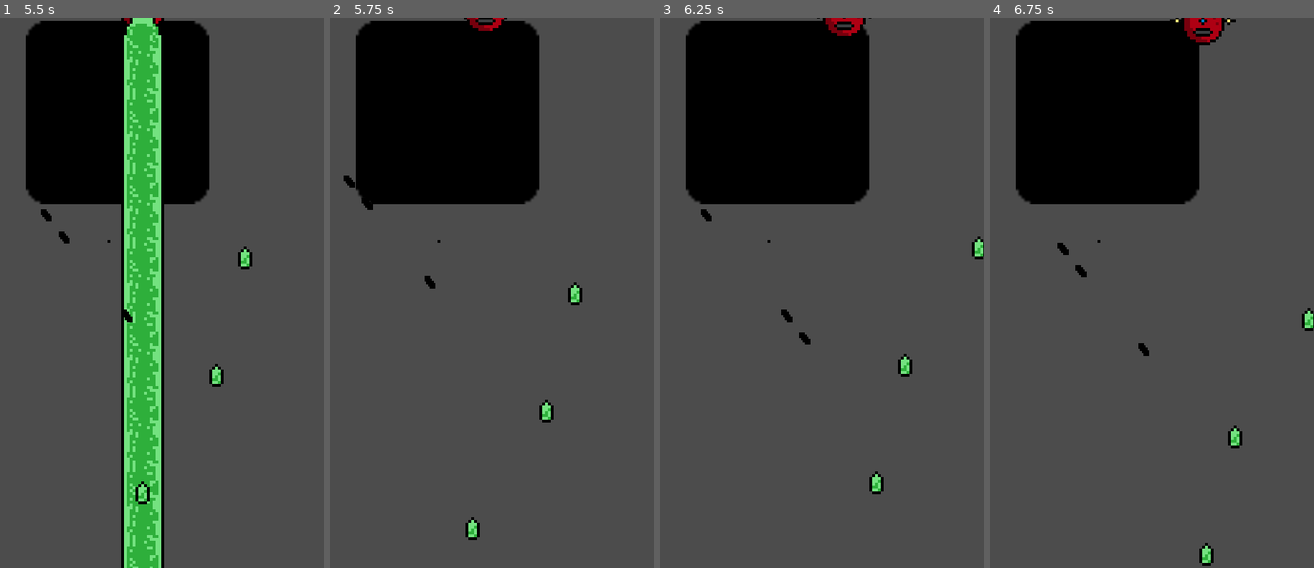
Above: before the commit, frames 1-4 (left to right).
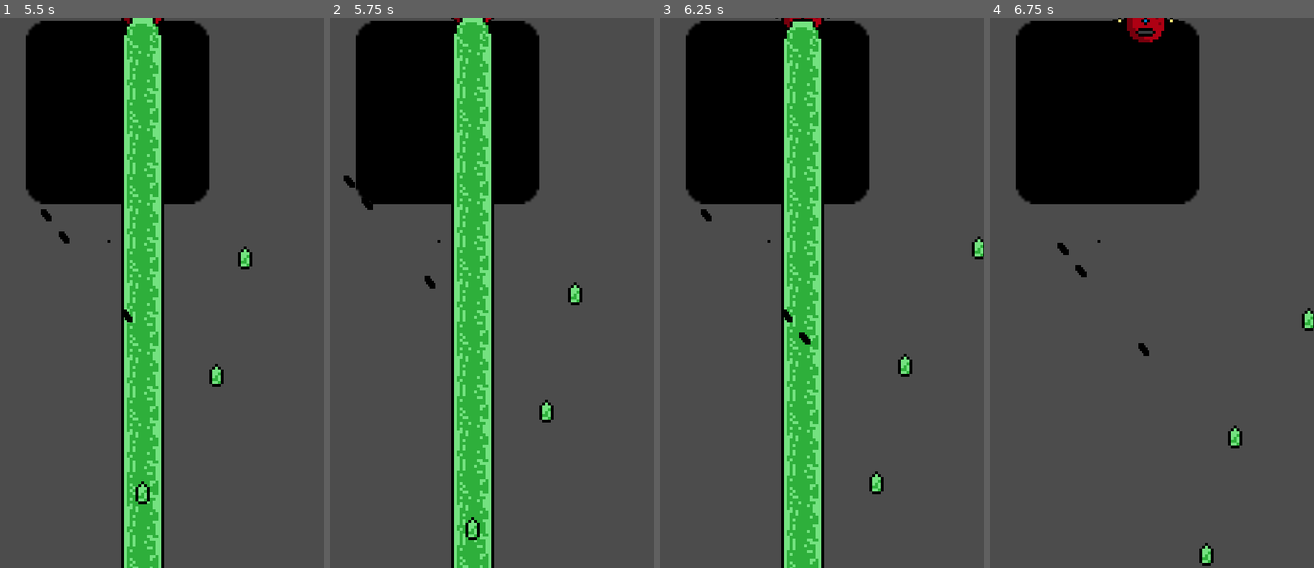
Above: after the commit, the same moments.

Repository: Fl0xy/LD44_Your_life_is_currency
Game: Godot game, scene res://scenes/henrik_test.tscn
The game is run twice, just before and just after one commit, with the same random seed, the same clock (stepped at 60 frames per second) and the same inputs. This scene is started directly instead of the project's main scene. The engine's default icon, where the game draws it, is replaced by a stand-in: a white triangle on a blue panel in a dark square.
Inputs:
- Up to frame 1 (5.5 s): tap Enter (ui_accept) at 0.5, 0.77, 1.52, 3.02, 3.77, 4.52 s; hold D (right) 0.53-1.28 s; tap Space (fire) every 0.75 s from 0.6 to 5.1 s; hold S (down) 1.28-2.03 s; hold D (right) 2.03-2.78 s; hold Up (ui_up) 2.78-3.53 s; hold A (left) 3.53-5.03 s; hold S (down) from 5.03 s (still down)
- Up to frame 2 (5.75 s): keep holding S (down)
- Up to frame 3 (6.25 s): release S (down) at 5.78 s; hold D (right) from 5.78 s (still down); tap Space (fire) at 5.85 s; tap Enter (ui_accept) at 6.02 s
- Up to frame 4 (6.75 s): release D (right) at 6.53 s; hold Up (ui_up) from 6.53 s (still down); tap Space (fire) at 6.6 s

Frame 1 is identical in both runs. In frame 2, 13% of the frame differs, in the area x 37-55%, y 0-100%; in frame 3, 13%, in the area x 35-66%, y 0-100%; in frame 4, 0.9%.

Commit message:
added Laser sfx

Diff:
--- a/assets/enemys/beam.gd
+++ b/assets/enemys/beam.gd
@@ -19,6 +19,7 @@
 	set_timer(0.01, "laser_cast")
 
 func laser_cast():
+	$audioLaserCast.play()
 	timer.queue_free()
 
 	$laser_cast.visible = true
@@ -26,6 +27,7 @@
 	set_timer(2, "full_beam")
 
 func full_beam():
+	$audioLaserBeam.play()
 	timer.queue_free()
 
 	$laser_cast.visible = false
@@ -33,7 +35,7 @@
 	$beam.visible = true
 	set_physics_process(true)
 
-	set_timer(1, "no_beam")
+	set_timer(2, "no_beam")
 
 func no_beam():
 	timer.queue_free()
--- a/assets/enemys/beam_sphere.tscn
+++ b/assets/enemys/beam_sphere.tscn
@@ -1,10 +1,12 @@
-[gd_scene load_steps=10 format=2]
+[gd_scene load_steps=12 format=2]
 
 [ext_resource path="res://assets/enemys/beam_sphere_motion.gd" type="Script" id=1]
 [ext_resource path="res://assets/entity_texture_atlas.png" type="Texture" id=2]
 [ext_resource path="res://assets/enemys/beam.gd" type="Script" id=3]
 [ext_resource path="res://assets/enemys/beam.tscn" type="PackedScene" id=4]
 [ext_resource path="res://assets/whitePixel.png" type="Texture" id=5]
+[ext_resource path="res://assets/laser_cast.wav" type="AudioStream" id=6]
+[ext_resource path="res://assets/laser_beam.wav" type="AudioStream" id=7]
 
 [sub_resource type="AtlasTexture" id=1]
 atlas = ExtResource( 2 )
@@ -62,6 +64,14 @@
 texture = ExtResource( 5 )
 offset = Vector2( 0, 1 )
 
+[node name="audioLaserCast" type="AudioStreamPlayer" parent="ship_body/projectile"]
+stream = ExtResource( 6 )
+volume_db = -14.46
+
+[node name="audioLaserBeam" type="AudioStreamPlayer" parent="ship_body/projectile"]
+stream = ExtResource( 7 )
+volume_db = -11.66
+
 [node name="Area2D" type="Area2D" parent="."]
 editor/display_folded = true
 
Not shown, added: assets/laser_beam.wav.import
Not shown, added: assets/laser_cast.wav.import
Not shown, added: assets/laser_beam.wav
Not shown, added: assets/laser_cast.wav
Not shown, added: assets/sfxr/laser_beam.sfxr
Not shown, added: assets/sfxr/laser_cast.sfxr
